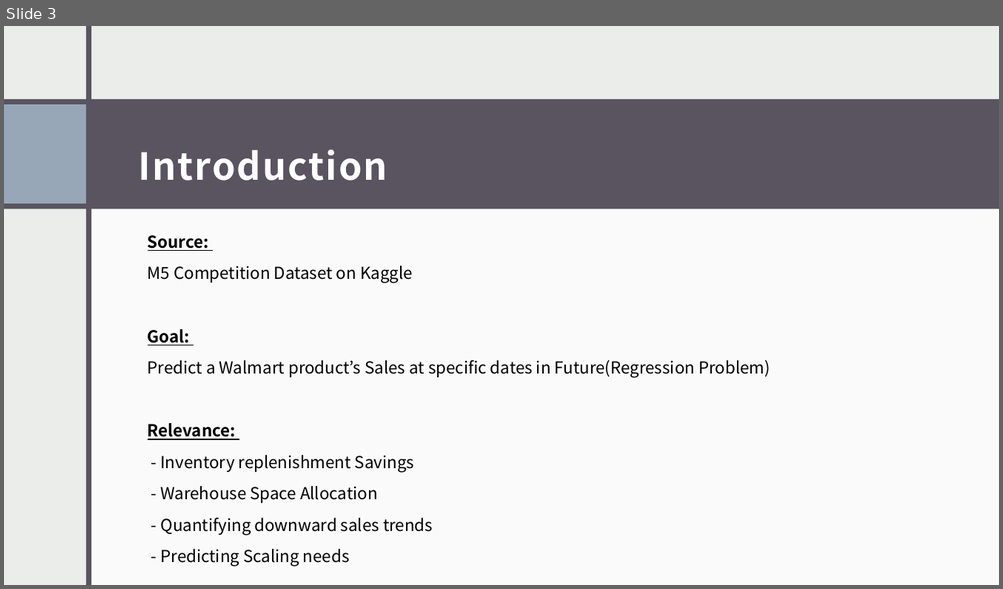
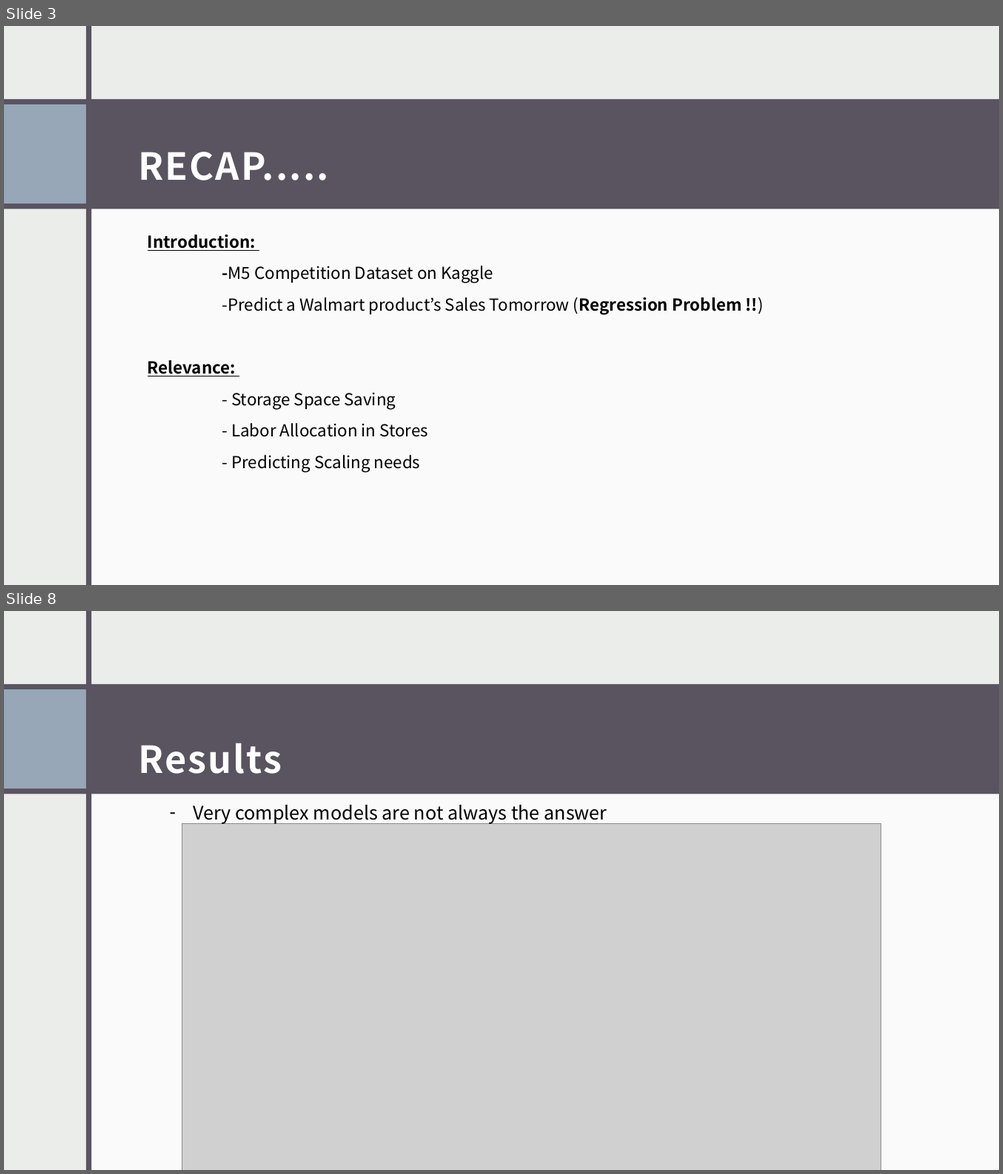
Before and after one commit to Ouambo-SIM/Sales-Prediction-with-ML-and-M5-data, a slide deck: Walmart Sales Prediction.pptx. Shown one above the other, each under a label of ours: slide 3 before the commit, slides 3 and 8 after it; the slides between them are not shown. The pictures are 1003x589 and 1003x1174 pixels, drawn with LibreOffice and Linux fonts; fonts in the diff are those of the drawing; grey boxes stand for pictures. Boxes give left, top, right and bottom in pixels: in the first picture for what was removed or moved away, otherwise in the second. Text is boxed around its words. In the diff, an @@ line names an element or a change of style, - is before the commit and + after.

```diff
--- a/Walmart Sales Prediction.pptx
+++ b/Walmart Sales Prediction.pptx
@@ slide 8 added at (4,611,999,1170), background #EBEDEB @@
@@ rectangle added at (4,611,999,1170), fill #EBEDEB @@
@@ rectangle added at (86,612,91,1170), fill #595460 @@
@@ rectangle added at (384,612,389,1170), fill #595460 @@
@@ rectangle added at (389,611,999,1170), fill #FFFFFF at 75% opacity @@
@@ rectangle added at (4,684,999,794), fill #595460 @@
@@ rectangle added at (4,689,86,789), fill #97A7B8 @@
@@ text added at (138,743,282,774), 36 pt, text #FFFFFF, bold @@
+Results
@@ rectangle added at (89,785,999,1170), fill #FFFFFF at 75% opacity @@
@@ text added at (193,805,607,824), 18 pt, text #000000 @@
+– Very complex models are not always the answer
@@ picture added at (182,823,881,1170) @@
@@ slide 3 changed as well @@
@@ text at (138,152,329,181): text changed @@
-Introduction
+RECAP.....
@@ text at (148,235,741,315): text changed @@
-Source:
-M5 Competition Dataset on Kaggle
-Goal:
-Predict a Walmart product’s Sales at specific dates in Future(Regression Problem)
+Introduction:
+-M5 Competition Dataset on Kaggle
+-Predict a Walmart product’s Sales Tomorrow (Regression Problem !!)
@@ text at (231,392,429,437): text changed @@
-- Inventory replenishment Savings
-- Warehouse Space Allocation
-- Quantifying downward sales trends
+- Storage Space Saving
+- Labor Allocation in Stores
```
Also in this commit, not shown: 2 other slides changed, 5 other slides added, 10 slides removed, 24 other files.
